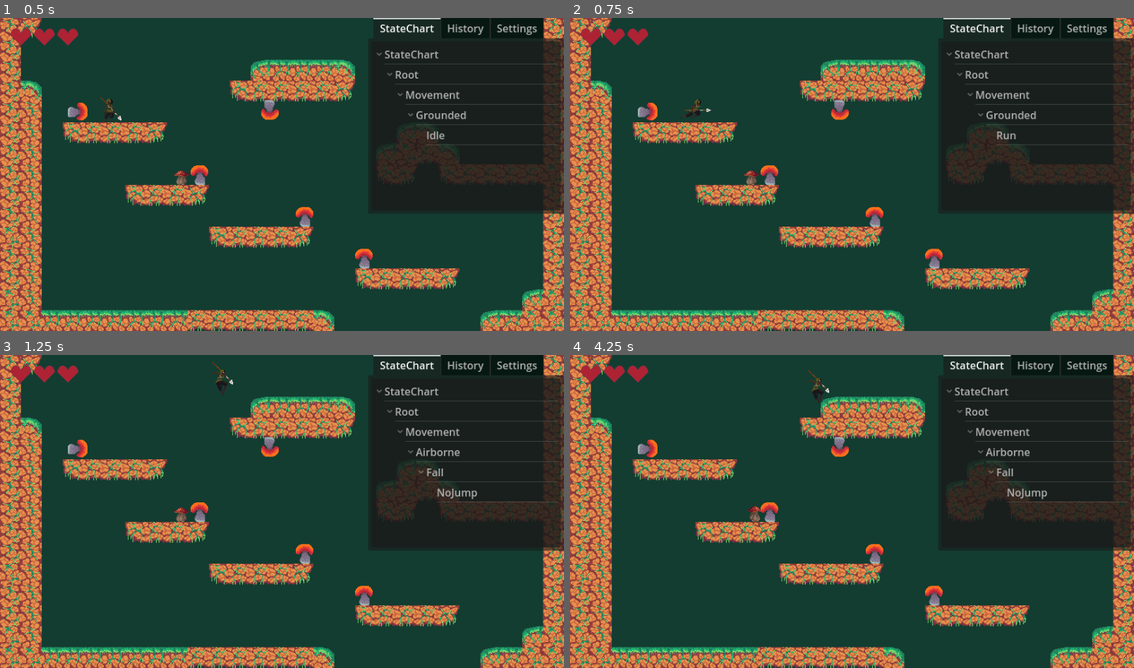
Above: before the commit, frames 1-4 (two rows, left to right).
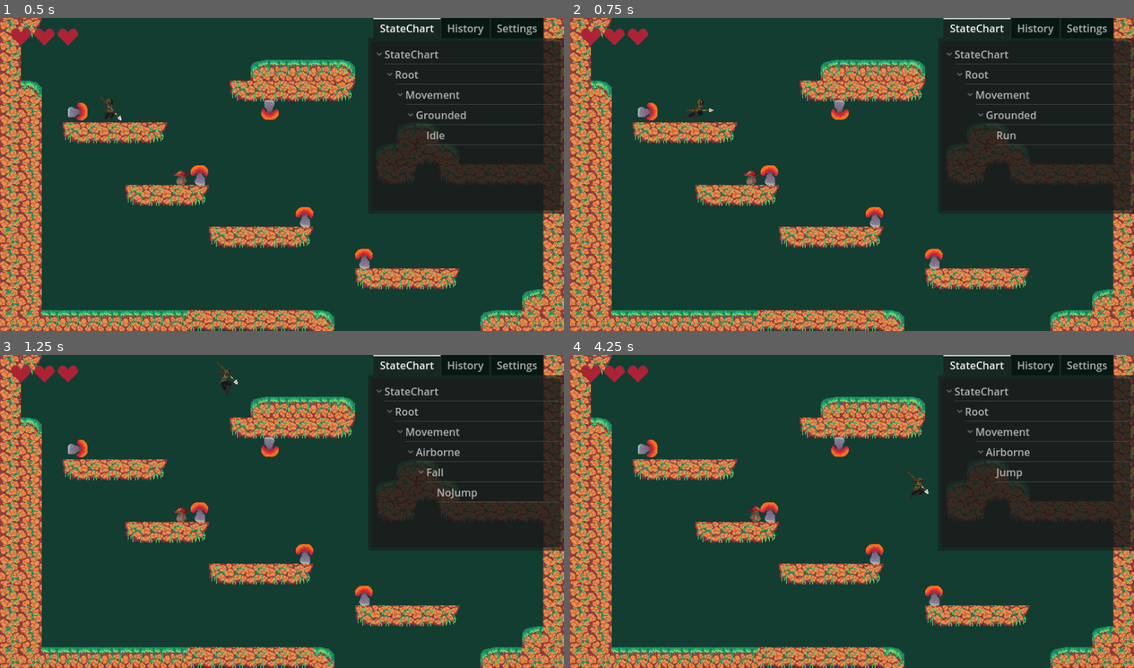
Above: after the commit, the same moments.

Repository: lemilonkh/GameOff23
Game: Godot game, scene res://scenes/main.tscn
Same seed, same stepped clock (60 frames per second), same inputs: the game is played once before the commit and once after it.
Inputs:
- Up to frame 1 (0.5 s): no input
- Up to frame 2 (0.75 s): tap Enter at 0.5 s; hold Right (move_right) from 0.53 s (still down); hold J (glide) from 0.53 s (still down)
- Up to frame 3 (1.25 s): keep holding Right (move_right); keep holding J (glide); tap Space (jump) at 0.77 s
- Up to frame 4 (4.25 s): release J (glide) at 1.28 s; tap K (attack) at 1.35 s; tap Space (jump) at 1.52, 3.02, 3.77 s; tap J (glide) at 1.55, 3.05 s; release Right (move_right) at 2.03 s; hold Left (move_left) 2.03-2.78 s; hold J (glide) 2.03-2.78 s; hold Right (move_right) from 2.78 s (still down); tap Shift at 2.85 s; hold J (glide) from 3.53 s (still down)

Frame 1 is identical in both runs. In frame 2, 0.1% of the frame differs, in the area x 19-26%, y 25-32%; in frame 3, 0.2%; in frame 4, 0.5%, in the area x 31-99%, y 4-54%.

Commit message:
Implement different max speed for gliding and add speed when starting glide

Diff:
--- a/scripts/player.gd
+++ b/scripts/player.gd
@@ -6,12 +6,12 @@
 @export_range(0, 100) var melee_damage := 1.0
 
 @export_category("Movement")
-## Default movement speed
-@export_range(0, 1000) var default_speed := 300.0
+## Default movement speed (maximum)
+@export_range(0, 1000) var default_max_speed := 300.0
 ## Default movement acceleration (speed change per second)
-@export_range(0, 2000) var default_acceleration := 800.0
+@export_range(0, 2000) var default_acceleration := 900.0
 ## Default movement deceleration (speed change per second when breaking)
-@export_range(0, 2000) var default_deceleration := 1000.0
+@export_range(0, 2000) var default_deceleration := 1200.0
 ## How far up a jump goes
 @export_range(0, 1000) var jump_velocity := 430.0
 ## Duration of initial drop for glide in seconds
@@ -20,12 +20,14 @@
 @export_range(0, 1) var glide_initial_gravity_factor := 0.6
 ## How much you drop during the rest of the glide
 @export_range(0, 1) var glide_gravity_factor := 0.05
-## Factor of increase of the current speed when starting a glide
-@export_range(0, 5) var glide_speed_factor := 1.5
+## Amount of the speed added when starting a glide
+@export_range(0, 5) var glide_initial_speed := 500.0
+## Glide movement speed (maximum)
+@export_range(0, 1000) var glide_max_speed := 800.0
 ## Speed change per second during gliding
 @export_range(0, 1000) var glide_acceleration := 50.0
 ## How much the player is knocked back when taking damage
-@export_range(0, 1000) var default_knockback := 20.0
+@export_range(0, 1000) var default_knockback := 200.0
 
 # Get the gravity from the project settings to be synced with RigidBody nodes.
 var gravity: int = ProjectSettings.get_setting("physics/2d/default_gravity")
@@ -42,10 +44,11 @@
 var health := max_health
 var energy := 0.0
 
-var speed := default_speed
+var max_speed := default_max_speed
 var gravity_factor := 1.0
 var acceleration := default_acceleration
 var gravity_tween: Tween
+var last_direction := 1.0
 
 func take_hit(amount: float, attacker: Node2D = null, direction: Vector2 = Vector2.ZERO, knockback_force: float = default_knockback) -> void:
 	health -= amount
@@ -77,9 +80,9 @@
 	var direction := Input.get_axis("move_left", "move_right")
 	if direction:
 		velocity.x += direction * default_deceleration * delta
-		if abs(velocity.x) > default_speed:
+		if abs(velocity.x) > max_speed:
 			# TODO gradually decrease for bouncy/ knockback?
-			velocity.x = signf(velocity.x) * default_speed
+			velocity.x = signf(velocity.x) * max_speed
 	else:
 		var change := -signf(velocity.x) * acceleration * delta
 		if absf(change) > absf(velocity.x):
@@ -88,6 +91,7 @@
 			velocity.x += change
 
 	if signf(velocity.x) != 0:
+		last_direction = signf(velocity.x)
 		sprite.flip_h = velocity.x < 0
 
 	move_and_slide()
@@ -135,20 +139,21 @@
 		velocity.y = -jump_velocity
 
 func _on_glide_state_entered() -> void:
-	if velocity.y < 0:
-		velocity.y = 0
-	velocity.x *= glide_speed_factor
+	velocity.y = 0
+	velocity.x += last_direction * glide_initial_speed
+	gravity_factor = glide_initial_gravity_factor
+	gravity_tween = create_tween().set_trans(Tween.TRANS_QUAD)
+	gravity_tween.tween_property(self, "gravity_factor", glide_gravity_factor, glide_drop_duration)
 	acceleration = glide_acceleration
-	gravity_factor = glide_initial_gravity_factor
-	gravity_tween = create_tween().set_trans(Tween.TRANS_EXPO)
-	gravity_tween.tween_property(self, "gravity_factor", glide_gravity_factor, glide_drop_duration)
+	max_speed = glide_max_speed
 
 func _on_glide_state_exited() -> void:
 	gravity_tween.kill()
 	gravity_factor = 1.0
 	acceleration = default_acceleration
+	max_speed = default_max_speed
 
 func _on_death_state_entered() -> void:
-	print("death")
-	speed = 0
+	print("Death")
+	max_speed = 0
 	# TODO show game over popup with prompt to reload from last checkpoint
